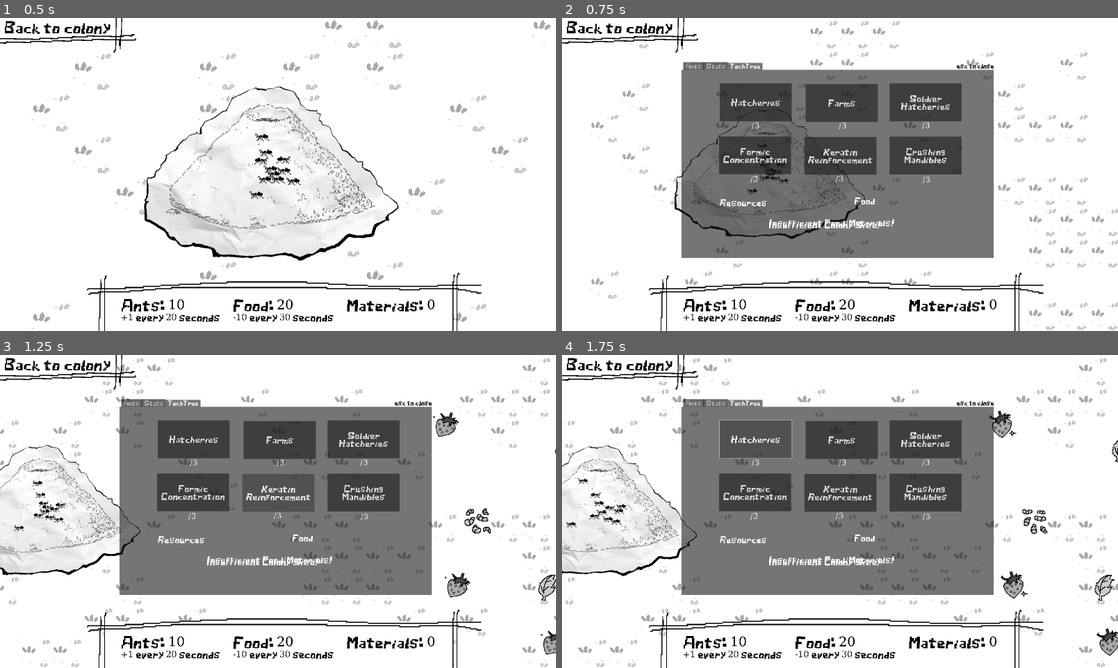
Above: before the commit, frames 1-4 (two rows, left to right).
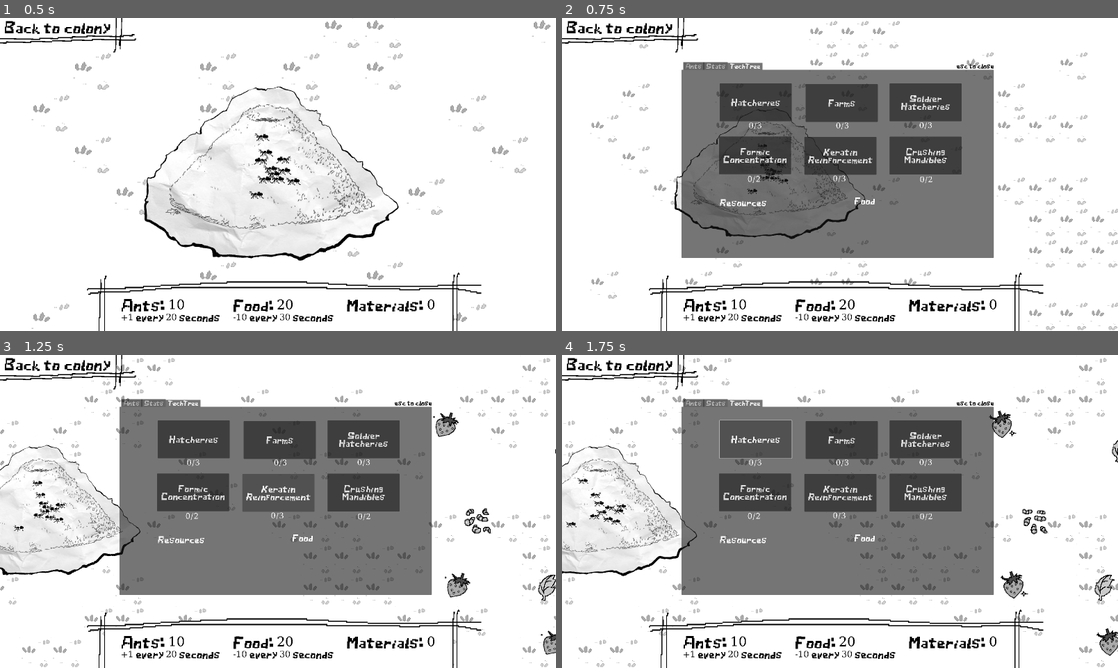
Above: after the commit, the same moments.

Repository: BongHead/GameJam2026
Game: Godot game, scene res://World.tscn
Two runs of this game, one before a commit and one after it. Both use one fixed random seed, a clock stepped at 60 frames per second and the inputs below.
Inputs (mouse positions are in pixels of both pictures, inside the frame that each line leads up to):
- Up to frame 1 (0.5 s): no input
- Up to frame 2 (0.75 s): move the mouse to (828, 171) at 0.52 s; hold D (right) from 0.53 s (still down); tap Mouse wheel down (wheel_down) at 0.6 s; click (828, 171) at 0.67 s
- Up to frame 3 (1.25 s): keep holding D (right)
- Up to frame 4 (1.75 s): release D (right) at 1.25 s; click "Hatcheries" at 1.25 s

Frame 1 is identical in both runs. In frame 2, 0.5% of the frame differs, in the area x 33-67%, y 33-68%; in frame 3, 0.5%; in frame 4, 0.5%.

Commit message:
Tech logic started needs to be finished

Diff:
--- a/gamejam2026/base_menu_ui.tscn
+++ b/gamejam2026/base_menu_ui.tscn
@@ -269,7 +269,6 @@
 offset_bottom = 767.0
 theme_override_fonts/font = ExtResource("1_6afh4")
 theme_override_font_sizes/font_size = 35
-text = "Insufficient Colony Size!"
 
 [node name="ErrorMessageResources" type="Label" parent="TechTree"]
 layout_mode = 0
@@ -279,4 +278,12 @@
 offset_bottom = 758.0
 theme_override_fonts/font = ExtResource("1_6afh4")
 theme_override_font_sizes/font_size = 35
-text = "Insufficient Food/Materials!"
+
+[node name="ErrorMessageMaxLevel" type="Label" parent="TechTree"]
+layout_mode = 0
+offset_left = 402.0
+offset_top = 686.0
+offset_right = 1004.0
+offset_bottom = 758.0
+theme_override_fonts/font = ExtResource("1_6afh4")
+theme_override_font_sizes/font_size = 35
--- a/gamejam2026/node_2d.tscn
+++ b/gamejam2026/node_2d.tscn
@@ -38,7 +38,6 @@
 
 [node name="Leaf" parent="." instance=ExtResource("7_kplog")]
 position = Vector2(-575, 297)
-scale = Vector2(10, 10)
 
 [node name="Sticks" parent="." instance=ExtResource("8_pgfwj")]
 position = Vector2(-145, 599)
--- a/gamejam2026/world.gd
+++ b/gamejam2026/world.gd
@@ -110,7 +110,7 @@
 	materials = 0
 	next_food = FOOD_INTERVAL
 	update_hud()
-	##update_tech()
+	update_tech()
 
 func _process(delta: float) -> void:
 	var not_generate_resources = is_resources_enough()
@@ -150,15 +150,34 @@
 	$Hud/HBoxContainer/VBoxContainer2/Food2.text = "-%d every %d seconds" % [ants, FOOD_INTERVAL]
 	$Hud/HBoxContainer/Materials.text = "Materials: %d" % materials
 
-"""func update_tech():
+func update_tech():
 	$Hud/base_menu_ui/TechTree/HatchLevel.text = "%d/%d" % [Hatcheries_Level, TechTree.Hatcheries.max_level]
 	$Hud/base_menu_ui/TechTree/FarmsLevel.text = "%d/%d" % [Farms_Level, TechTree.Farms.max_level]
 	$Hud/base_menu_ui/TechTree/SoldierLevel.text = "%d/%d" % [Soldier_Hatch_Level, TechTree.Soldier_Hatcheries.max_level]
 	$Hud/base_menu_ui/TechTree/FormicLevel.text = "%d/%d" % [Formic_Level, TechTree.Formic_concentration.max_level]
 	$Hud/base_menu_ui/TechTree/KeratinLevel.text = "%d/%d" % [Keratin_Level, TechTree.Keratin_Reinforcement.max_level]
-	$Hud/base_menu_ui/TechTree/MandiblesLevel.text = "%d/%d" % [Mandible_Level, TechTree.Crushing_Mandibles.max_level]
-	"""
+	$Hud/base_menu_ui/TechTree/MandibleLevel.text = "%d/%d" % [Mandible_Level, TechTree.Crushing_Mandibles.max_level]
+
 func send_ants(num: int, location: Vector2) -> void:
 	var instance = active_ant.instantiate()
 	add_child(instance)
 	instance.set_destination(location)
+
+func upgrade_hatchery(event: InputEventMouseButton)->void:
+	if event.is_action_pressed("Hatcheries"):
+		print("hit")
+		if ants >= TechTree.Hatcheries.unlock:
+			if materials >= TechTree.Hatcheries.material_cost && food_amount >= TechTree.Hatcheries.food_cost:
+				if Hatcheries_Level < TechTree.Hatcheries.max_level:
+					Hatcheries_Level += 1
+					match Hatcheries_Level:
+						1: worker_generation = round(worker_generation*2)
+						2: worker_generation = round(worker_generation*1.75)
+						3: worker_generation = round(worker_generation*1.5)
+				else:
+					$Hud/base_menu_ui/TechTree/ErrorMessageMaxLevel.text = "Technology Already at Maximum Level"
+			else:
+				$Hud/base_menu_ui/TechTree/ErrorMessageResources.text = "Insufficient Food/Materials!"
+		else:
+			$Hud/base_menu_ui/TechTree/ErrorMessageAnts.text = "Insufficient Colony Size!"
+		update_tech()
Not shown: 1 places in gamejam2026/node_2d.tscn that only renumber resources
